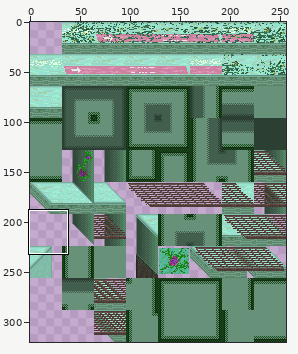
Sprite sheet, stored at CasaDesDiamantes/sprites/powerplantTiles_spr/f8cc99b8-d136-4683-86c9-f96aef7ba5a8.png. Above: a wide view before the commit, with the close-up outlined.
Close-up. Before the commit:
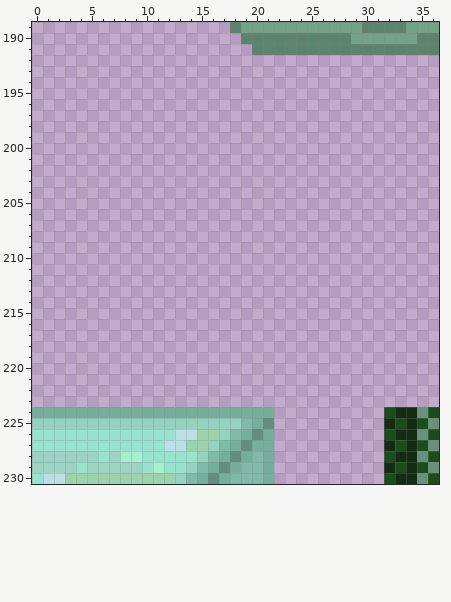
The file is 256x320 pixels. Colours within 5 levels of each other are drawn and written as one. Shown: x 0..36, y 189..230.
Now the later version:
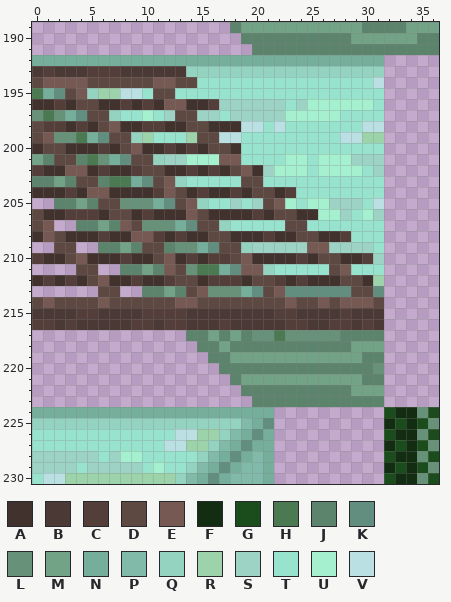
Palette (. is transparent): A #42322e  B #4b3935  C #543e3a  D #5e4842  E #755952  F #122d12  G #1b4c1c  H #4b7a52  J #5c846d  K #628e80  L #679178  M #73a386  N #75af9c  P #82baaa  Q #94d3c0  R #9dd3ab  S #9dd3c4  T #98e3ce  U #a5f0ce  V #bae0e3
Change:
@@ x 0..36 @@
 191 ....................JJJJJJJJJJJJJJJJJ
-192 .....................................
-193 .....................................
-194 .....................................
-195 .....................................
-196 .....................................
-197 .....................................
-198 .....................................
-199 .....................................
-200 .....................................
-201 .....................................
-202 .....................................
-203 .....................................
-204 .....................................
-205 .....................................
-206 .....................................
-207 .....................................
-208 .....................................
-209 .....................................
-210 .....................................
-211 .....................................
-212 .....................................
-213 .....................................
-214 .....................................
-215 .....................................
-216 .....................................
-217 .....................................
-218 .....................................
-219 .....................................
-220 .....................................
-221 .....................................
-222 .....................................
-223 .....................................
+192 NNNNNNNNNNNNNNNNNNNNNNNNNNNNNNNN.....
+193 BCBBBCCCBBBBBBQQQQQQQQQQQQQQQQQQ.....
+194 DEEEEDDDDDDEEDDTTTTTTTTTTTTTTTTV.....
+195 HNKDEQRRVVTDDTTTTTTTTTTTTTTTTTTT.....
+196 AACADDAACACAEEAACSSSSSSTSUUUUUUT.....
+197 LHLNKDDQTTUTSDDSSTSSSSSUUUUUTTTT.....
+198 DCCACADEAACCAADDAAAVVTVTTTTTTTVV.....
+199 DELLHNKDDQRTTTRDDVVTTTTTTTTTVVRR.....
+200 ADDAAACADEAACACADDATTTTTTTTTTTTT.....
+201 MJDDJHLNKDDQSSUUUEETTTTUUTUUUSSS.....
+202 CAAEEACAACDDAACACADEASUUUTUUUUTS.....
+203 JJMJDDJHHNKDEQTTTTTDDTTTTTTTTTTT.....
+204 AAACAEEAAAACEDACAACADDACTTTTTTTT.....
+205 ..JJMJDDLLLNKDEQTTSTSDEUTUUSSSTV.....
+206 DAACCCADDACAAAEDAAAACADDAAUUSTUS.....
+207 DE..JJMJEDLLLNKDDQTTTTTDDTTTTTTT.....
+208 AEDAAACAAEECACAADDAAACAADDAACTTT.....
+209 ..DD..JJMJDDJLLNKDDQSSSSSEESSSST.....
+210 CAADEAAACAADEACACCDEAAAACADDAACS.....
+211 ....DD..JJMJEDLHHNKEEQTTTTTDETTT.....
+212 ACACADEAACAACDDACCCADDCACAAADDAR.....
+213 ......DD..JJMJDELLLNKDEKKKKKKDDK.....
+214 DEDDDDEDDDDDDEEDDDDDDDDEDDEDEEED.....
+215 BBBBCCBBBBCCCCBBBBBBBBCCBBBBCBBB.....
+216 CCBCBBBBBCCBCCBBBCBBBBBCCBBCCBCB.....
+217 ..............JJMJMJLLHLLLLLJJJJ.....
+218 ...............JJMJJJJJJJJJJJMMM.....
+219 ................JJMMMMMMMMMMMMJJ.....
+220 .................JJJJJJJJJJJJJJL.....
+221 ..................JMMMMMMMMMMMJJ.....
+222 ...................JJJJJJJJJJMMM.....
+223 ....................JJJJJJJJJJJJ.....
 224 NNNNNNNNNNNNNNNNNNNNNN..........GFFLG
Pixel boxes of the changes (left, top, right, bottom) in both close-ups:
added: (32, 55, 384, 407)
